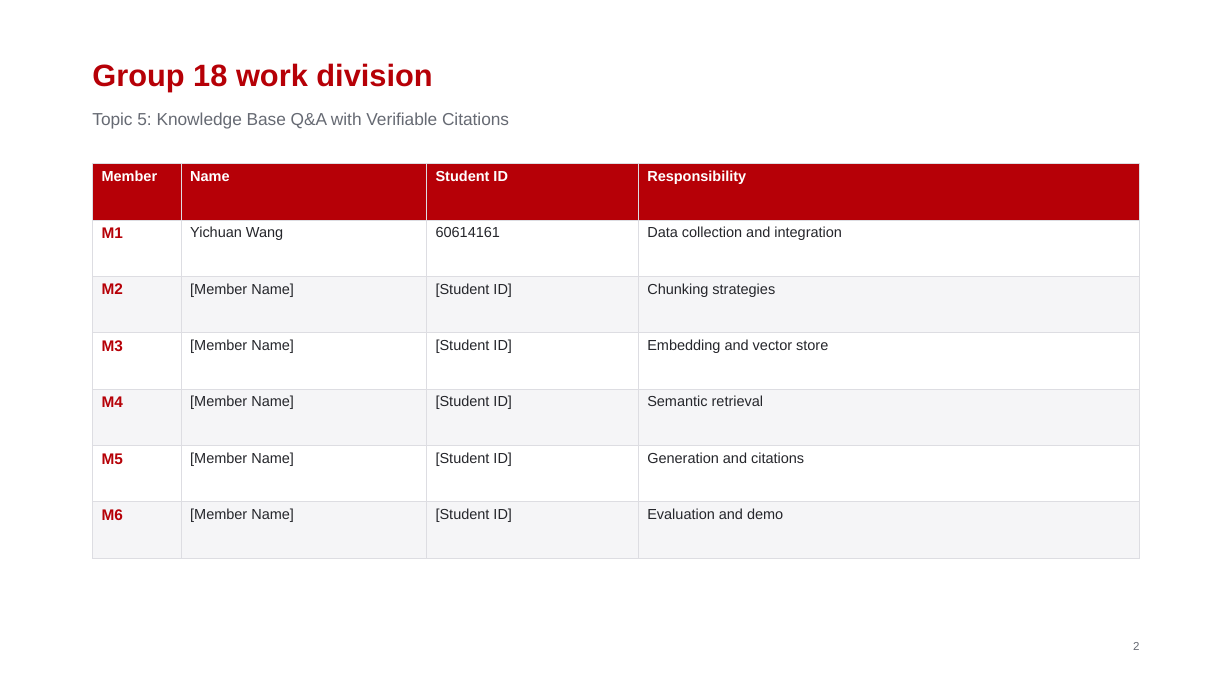
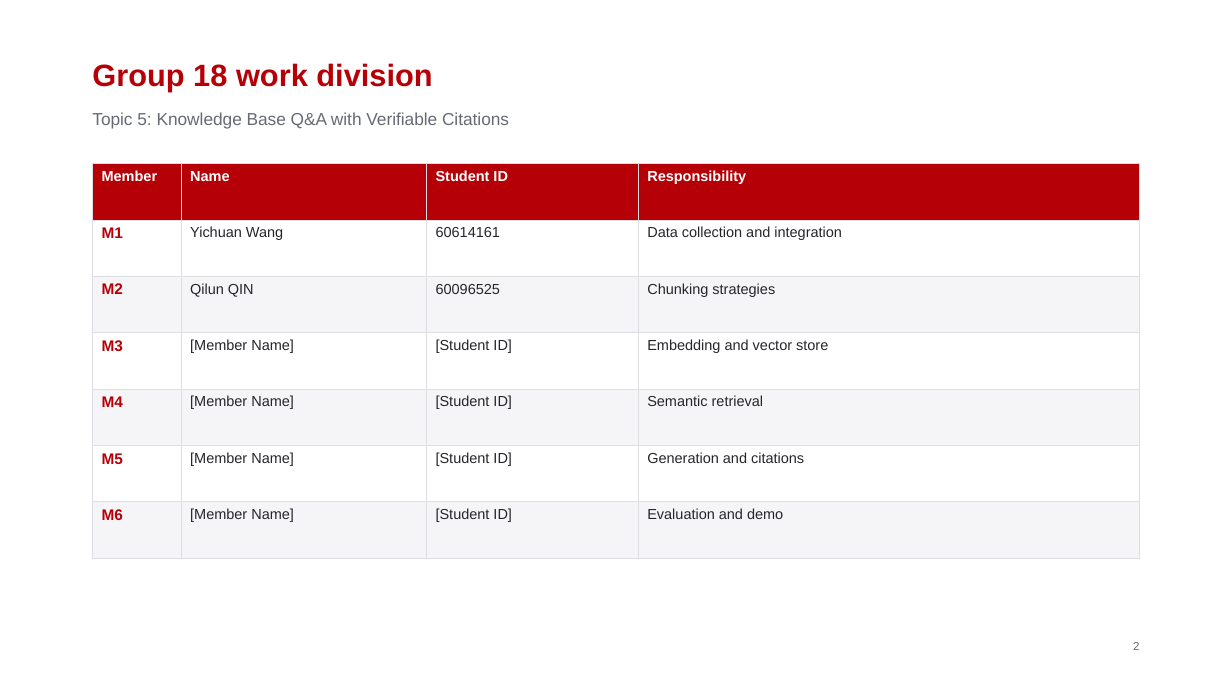
Before and after one commit to 2718221557-gif/CS5481_RAG, a slide deck: slide 2 of presentations/Group18_Topic5_RAG.pptx. Drawn at 1232x693 pixels with LibreOffice and Linux fonts; fonts in the diff are those of the drawing; background and template pictures are left out. Boxes give left, top, right and bottom in pixels: in the first picture for what was removed or moved away, otherwise in the second. Text is boxed around its words. In the diff, an @@ line names an element or a change of style, - is before the commit and + after.

Commit message:
New Version of PPT

```diff
--- a/presentations/Group18_Topic5_RAG.pptx
+++ b/presentations/Group18_Topic5_RAG.pptx
@@ table at box(92, 164, 1141, 558) @@
-row 3, column 2: [Member Name]
+row 3, column 2: Qilun QIN
-row 3, column 3: [Student ID]
+row 3, column 3: 60096525
```
Also in this commit, not shown: 4 slides added.
